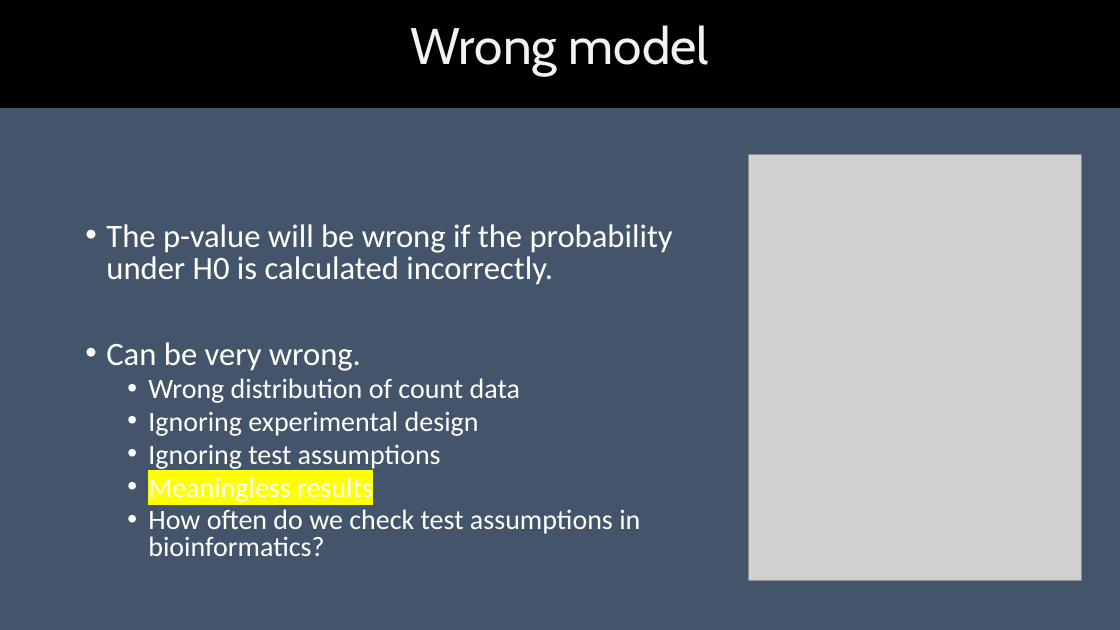
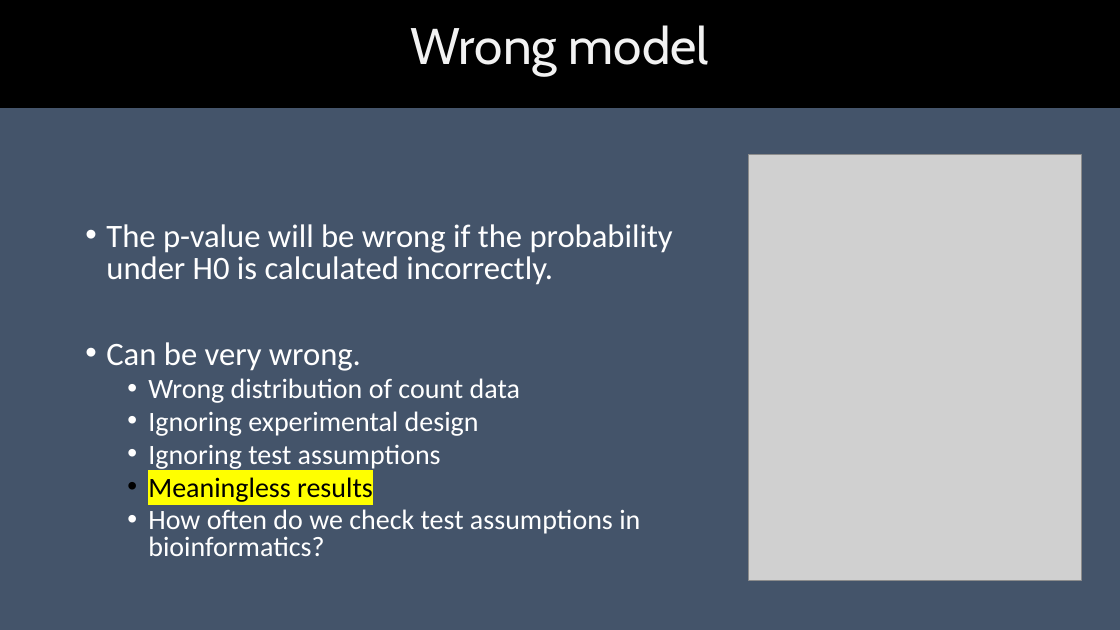
Before and after one commit to georgemsavva/DataScienceGroup, a slide deck: slide 11 of pvalues.pptx. Drawn at 1120x630 pixels with LibreOffice and Linux fonts; fonts in the diff are those of the drawing; grey boxes stand for pictures. Boxes give left, top, right and bottom in pixels: in the first picture for what was removed or moved away, otherwise in the second. Text is boxed around its words. In the diff, an @@ line names an element or a change of style, - is before the commit and + after.

```diff
--- a/pvalues.pptx
+++ b/pvalues.pptx
@@ text at (148, 477, 373, 502): text colour #FFFFFF to #000000 in "Meaningless results" @@
```
Also in this commit, not shown: 4 other slides changed.
